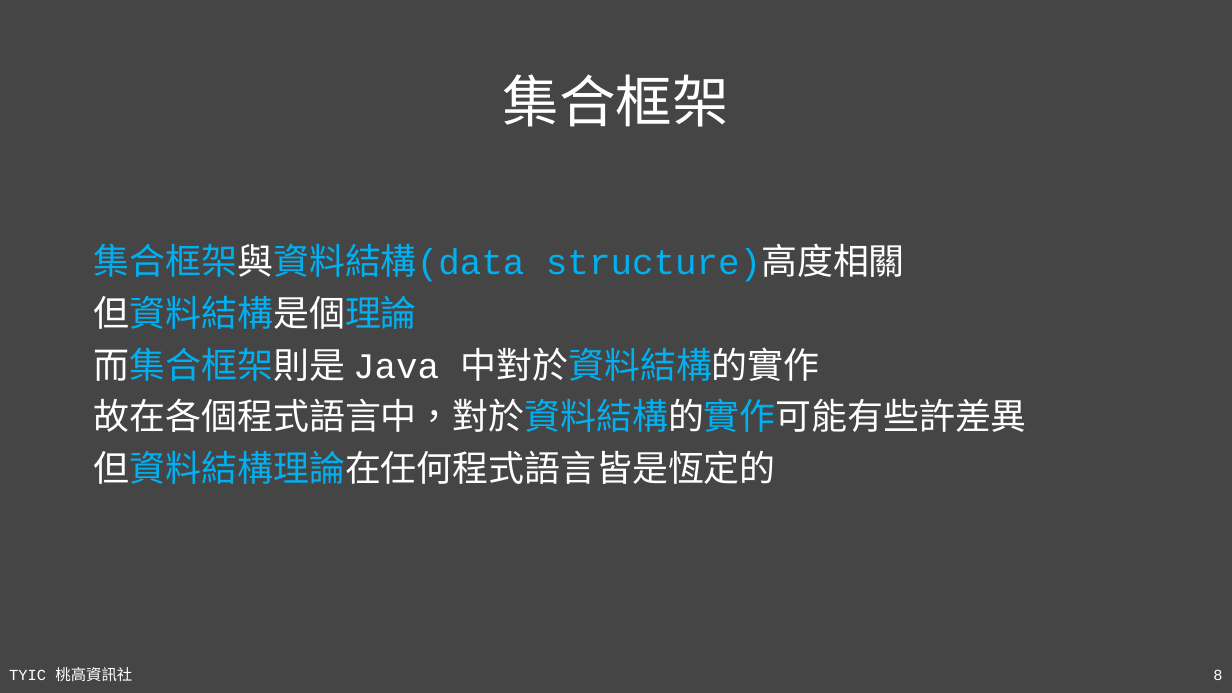
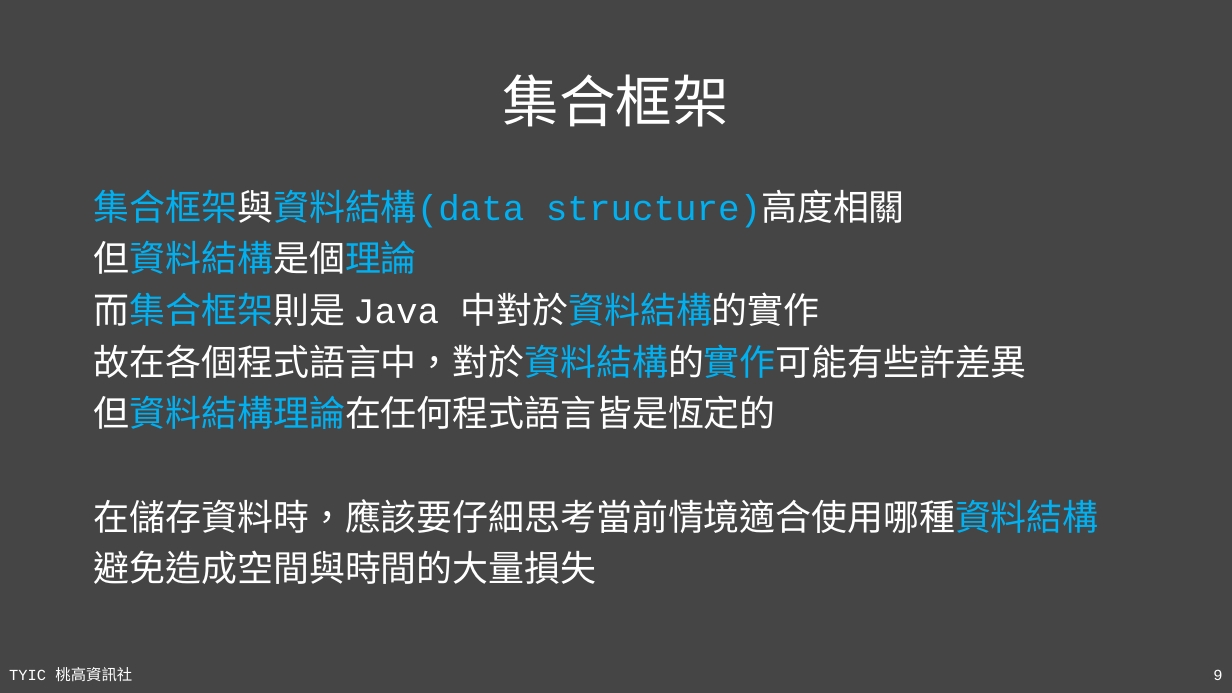
Before and after one commit to TYSHIC/slides, a slide deck: slide 9 of ppt/14_工具類別(2).pptx (slide 8 before the commit). Drawn at 1232x693 pixels with LibreOffice and Linux fonts; fonts in the diff are those of the drawing. Boxes give left, top, right and bottom in pixels: in the first picture for what was removed or moved away, otherwise in the second. Text is boxed around its words. In the diff, an @@ line names an element or a change of style, - is before the commit and + after.

```diff
--- a/ppt/14_工具類別(2).pptx
+++ b/ppt/14_工具類別(2).pptx
@@ text "集合框架與資料結構(data structure)高度相關": place and size @@
-text "集合框架與資料結構(data structure)高度相關" at bbox=[94, 243, 1027, 484]
+text "集合框架與資料結構(data structure)高度相關" at bbox=[94, 189, 1099, 584]
@@ text at bbox=[94, 499, 1099, 584]: paragraphs added @@
+在儲存資料時，應該要仔細思考當前情境適合使用哪種資料結構
+避免造成空間與時間的大量損失
```
Also in this commit, not shown: 4 other slides changed, 5 slides added, 1 slide removed, 9 other files.
